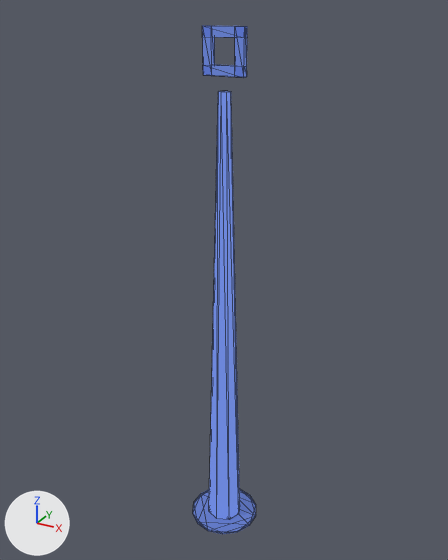
One commit to the glTF model assets3d/fx/fx_drop_antique.glb: the scene before it, then after it.
One viewpoint serves both versions: a 50 mm lens placed at (2.29, -4.18, 4.59), pointed at (-0.05, 0.08, 2.46). The lights are fixed; the arrows at lower left show +X, +Y and +Z. The older version comes first. Mesh edges are drawn as thin lines. Vertices at exactly the same position are counted once.

Before the edit, the objects in view are built like this:
```python
me_fx_drop_antique = bpy.data.meshes.new('fx_drop_antique')
me_fx_drop_antique.from_pydata(...)  # an 8-sided cut cone along z (radius 0.16 at the low end, 0.05 at the high end) spanning x -0.16..0.16, y -0.16..0.16, z 0.02..4.02, material slot 0; a 6-sided cut cone along z (radius 0.05 at the low end, 0.02 at the high end) spanning x -0.04..0.04, y -0.05..0.05, z 0.02..3.92, material slot 1; a 14-sided cylinder along z spanning x -0.31..0.31, y -0.32..0.32, z 0.0..0.01, material slot 2; a box spanning x -0.17..0.17, y -0.02..0.02, z 4.39..4.47, material slot 3; a box spanning x -0.17..0.17, y -0.02..0.02, z 4.13..4.2, material slot 3; a box spanning x -0.17..-0.09, y -0.02..0.02, z 4.13..4.47, material slot 3; a box spanning x 0.09..0.17, y -0.02..0.02, z 4.13..4.47, material slot 3
me_fx_drop_antique.materials.append(mat_m__3b4a7a_shell)  # dark blue #38497b, glowing blue #617bca
me_fx_drop_antique.materials.append(mat_m__a9b8e8_shell)  # blue #abb9e9, glowing blue #bbccff
me_fx_drop_antique.materials.append(mat_m__3b4a7a_shell_001)  # dark blue #38497b, glowing blue #4c60a1
me_fx_drop_antique.materials.append(mat_m__3b4a7a_glow)  # dark blue #38497b, glowing blue #546ab0
ob_fx_drop_antique = bpy.data.objects.new('fx_drop_antique', me_fx_drop_antique)
ob_fx_drop_antique.location = (0.0, 0.0, 0.0)
```
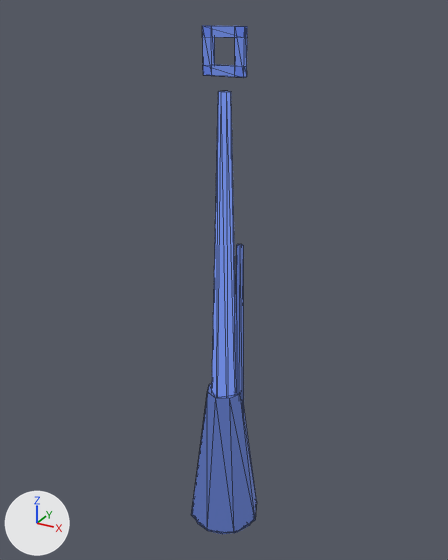
The change, as a list of edits to the scene's bpy script:
```text
Add mat_m__3b4a7a_shell_003:
    mat_m__3b4a7a_shell_003 = principled_material('M_#3B4A7A_shell.003')
    mat_m__3b4a7a_shell_003.base_color = (0.0399, 0.0658, 0.198)  # dark blue #38497b
    mat_m__3b4a7a_shell_003.roughness = 0.6
    mat_m__3b4a7a_shell_003.emission_color = (0.0559, 0.0921, 0.277)  # blue #435690
    mat_m__3b4a7a_shell_003.emission_strength = 1.0
Add mat_m__3b4a7a_shell_002:
    mat_m__3b4a7a_shell_002 = principled_material('M_#3B4A7A_shell.002')
    mat_m__3b4a7a_shell_002.base_color = (0.0399, 0.0658, 0.198)  # dark blue #38497b
    mat_m__3b4a7a_shell_002.roughness = 0.6
    mat_m__3b4a7a_shell_002.emission_color = (0.0479, 0.0789, 0.237)  # blue #3e4f86
    mat_m__3b4a7a_shell_002.emission_strength = 1.0
Change me_fx_drop_antique:
    used by ob_fx_drop_antique; location = (0.0, 0.0, 0.0)
    remove me_fx_drop_antique.from_pydata(...)  # 88 vertices, 148 faces; spans x -0.31..0.31, y -0.32..0.32, z 0.0..4.47
    add me_fx_drop_antique.from_pydata(...)  # 114 vertices, 192 faces; spans x -0.34..0.34, y -0.34..0.34, z 0.0..4.47
    me_fx_drop_antique part 1: a new loose piece, an 8-sided cut cone along z (radius 0.34 at the low end, 0.16 at the high end) spanning x -0.34..0.34, y -0.34..0.34, z 0.02..1.42, in mat_m__3b4a7a_shell_002 (dark blue #38497b, glowing blue #3e4f86)
    me_fx_drop_antique part 2: a new loose piece, a 5-sided cut cone along z (radius 0.07 at the low end, 0.03 at the high end) spanning x 0.05..0.19, y -0.02..0.11, z 0.02..2.82, in mat_m__3b4a7a_shell_003 (dark blue #38497b, glowing blue #435690)
    add me_fx_drop_antique.materials.append(mat_m__3b4a7a_shell_002)  # dark blue #38497b, glowing blue #3e4f86
    add me_fx_drop_antique.materials.append(mat_m__3b4a7a_shell_003)  # dark blue #38497b, glowing blue #435690
```

What differs and where, as boxes [x1, y1, x2, y2] in the pictures (448 x 560 px):
'fx_drop_antique', reshaped
    before: [193, 26, 256, 534]
    after: [191, 26, 257, 534]
part 1 of me_fx_drop_antique, added
    after: [191, 383, 257, 533]
part 2 of me_fx_drop_antique, added
    after: [235, 244, 244, 414]
